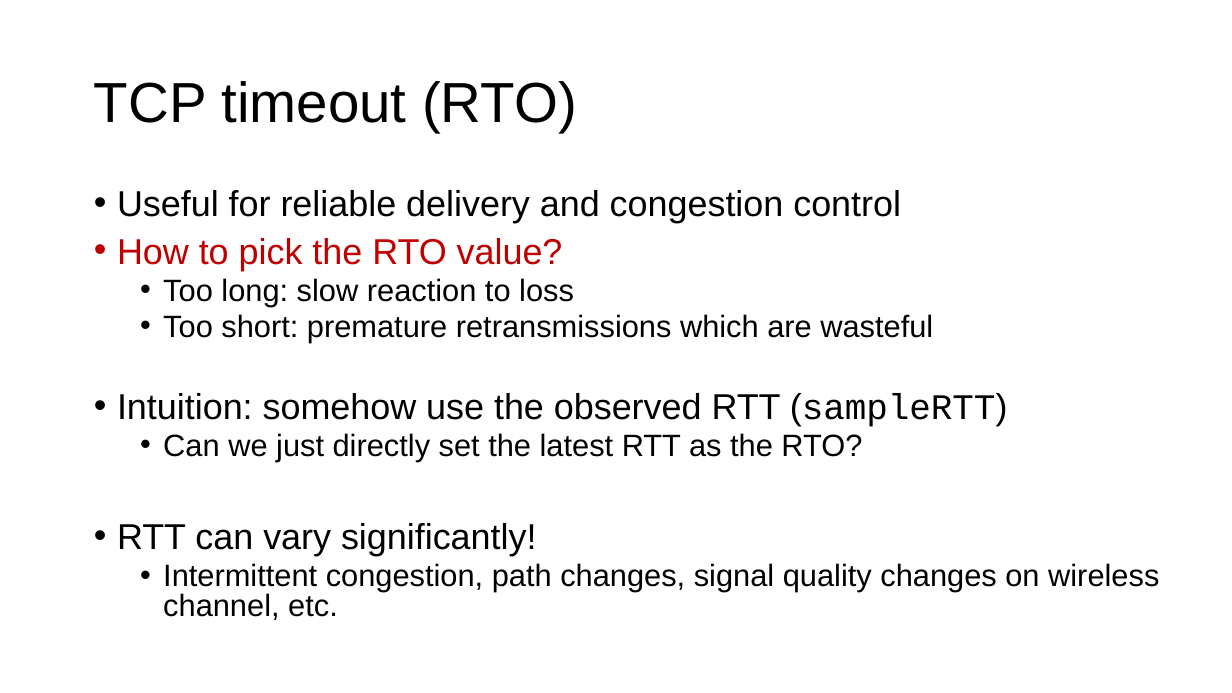
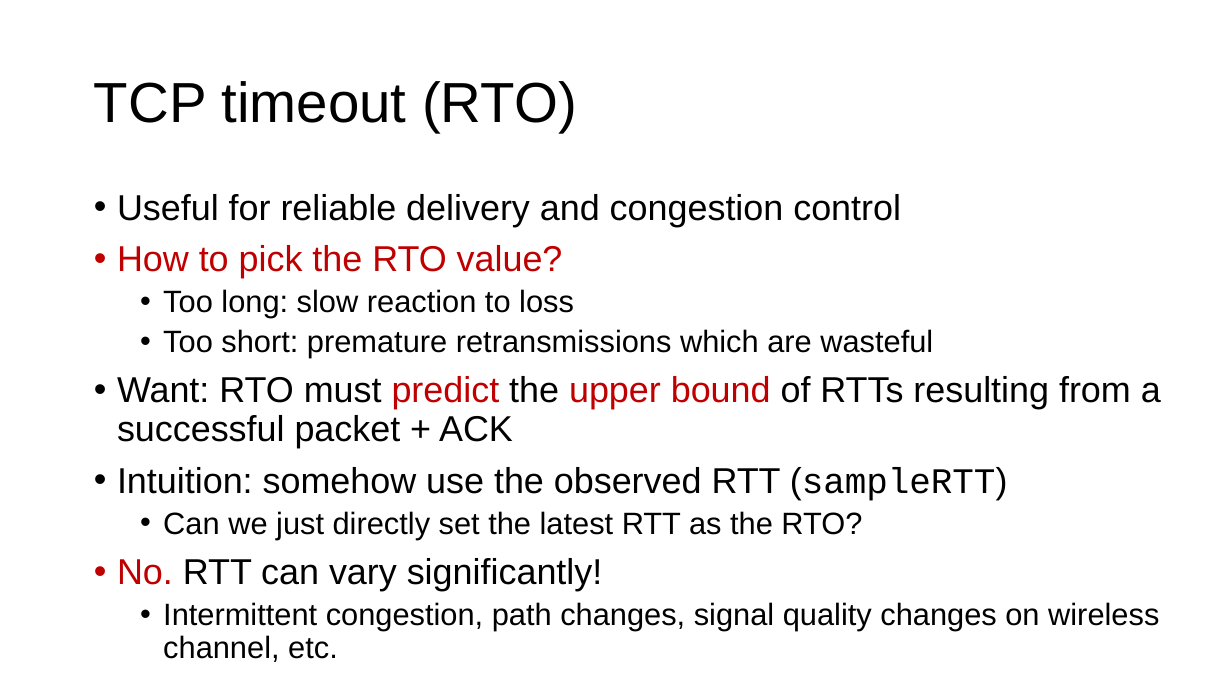
Before and after one commit to ngsrinivas/coursegen, a slide deck: slide 31 of ex/352-S21/staging/352-S21/lectures/transport-tcp-congestion-control-2.pptx (slide 23 before the commit). Drawn at 1232x693 pixels with LibreOffice and Linux fonts; fonts in the diff are those of the drawing. Boxes give left, top, right and bottom in pixels: in the first picture for what was removed or moved away, otherwise in the second. Text is boxed around its words. In the diff, an @@ line names an element or a change of style, - is before the commit and + after.

Commit message:
Add congestion control 2 lecture

```diff
--- a/ex/352-S21/staging/352-S21/lectures/transport-tcp-congestion-control-2.pptx
+++ b/ex/352-S21/staging/352-S21/lectures/transport-tcp-congestion-control-2.pptx
@@ text at box(117, 194, 1159, 662): line spacing 0.8 to 0.9 @@
@@ text at box(117, 376, 1161, 448): paragraph added @@
+• Want: RTO must predict the upper bound of RTTs resulting from a successful packet + ACK
@@ text at box(117, 558, 603, 591): text changed @@
-• RTT can vary significantly!
+• No. RTT can vary significantly!
```
Also in this commit, not shown: 9 other slides changed, 20 slides added, 8 slides removed, 2 other files.
